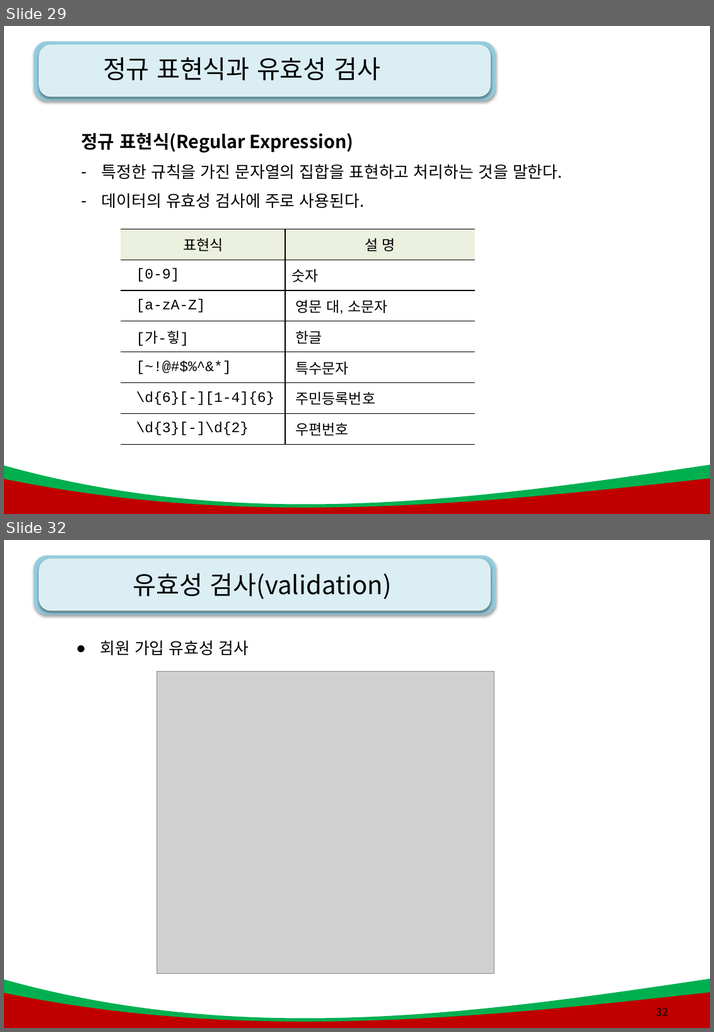
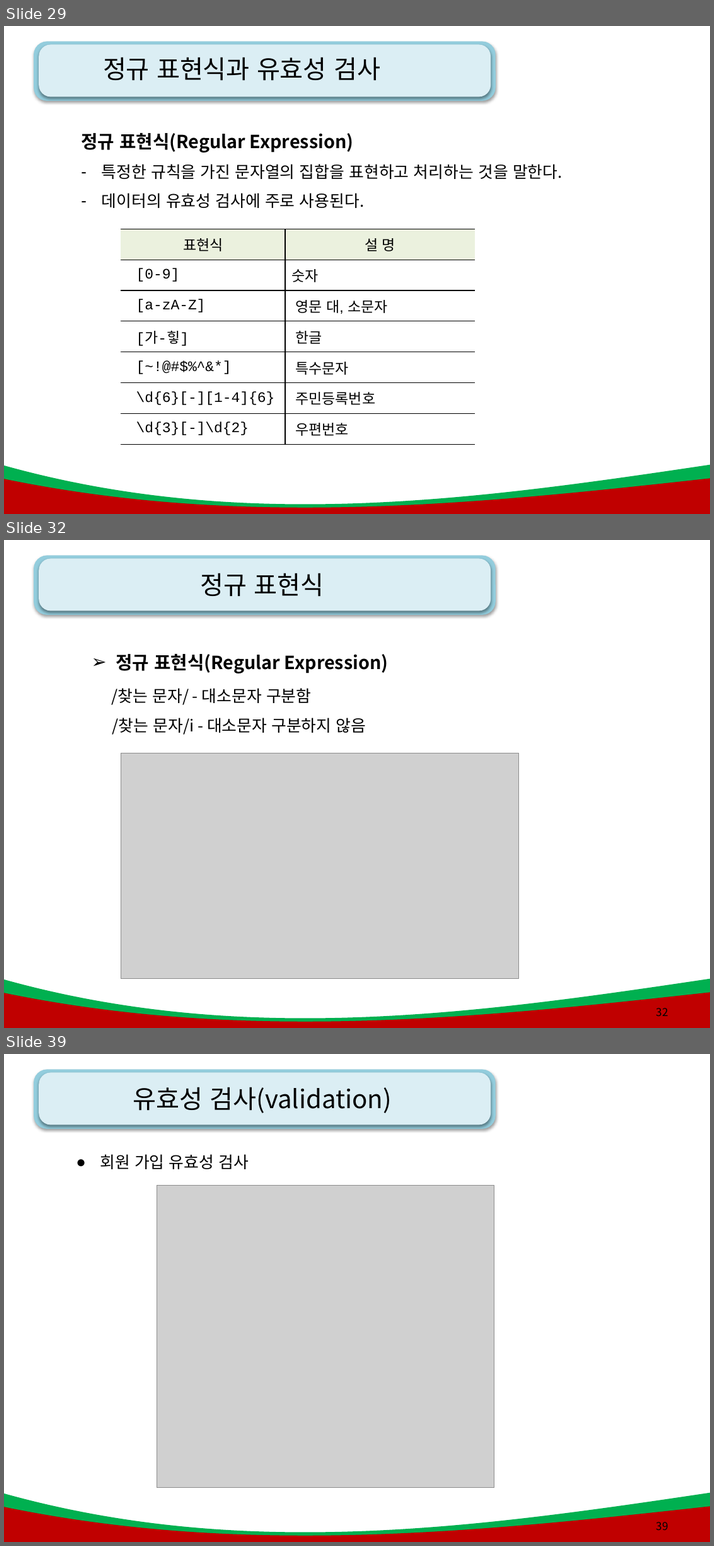
Before and after one commit to kiyongee2/green_project_web, a slide deck: js_ppt/8강. js_폼과 정규표현식.pptx. Shown one above the other, each under a label of ours: slides 29 and 32 before the commit, slides 29, 32 and 39 after it; the slides between them are not shown. The pictures are 714x1032 and 714x1546 pixels, drawn with LibreOffice and Linux fonts; fonts in the diff are those of the drawing; grey boxes stand for pictures; background and template pictures are left out. Boxes give left, top, right and bottom in pixels: in the first picture for what was removed or moved away, otherwise in the second. Text is boxed around its words. In the diff, an @@ line names an element or a change of style, - is before the commit and + after.

Commit message:
regular expression

```diff
--- a/js_ppt/8강. js_폼과 정규표현식.pptx
+++ b/js_ppt/8강. js_폼과 정규표현식.pptx
@@ slide 32 added at bbox=[4, 540, 710, 1028], background #FFFFFF; not listed: 4 template elements that a slide beside it also shows @@
@@ title added at bbox=[201, 573, 324, 596], 28 pt, text #000000 @@
+정규 표현식
@@ text added at bbox=[116, 654, 388, 674], 20 pt, text #000000, bold @@
+➢ 정규 표현식(Regular Expression)
@@ text added at bbox=[112, 688, 366, 735], 18 pt, text #000000 @@
+/찾는 문자/ - 대소문자 구분함
+/찾는 문자/i - 대소문자 구분하지 않음
@@ picture added at bbox=[121, 754, 518, 980] @@
@@ page number added at bbox=[655, 1008, 667, 1016], 12 pt, text #000000 @@
+32
@@ what was slide 32 is now slide 39 @@
@@ page number at bbox=[655, 1522, 667, 1530]: text changed @@
-32
+39
```
Also in this commit, not shown: 2 slides changed, 6 other slides added, 23 other files.
